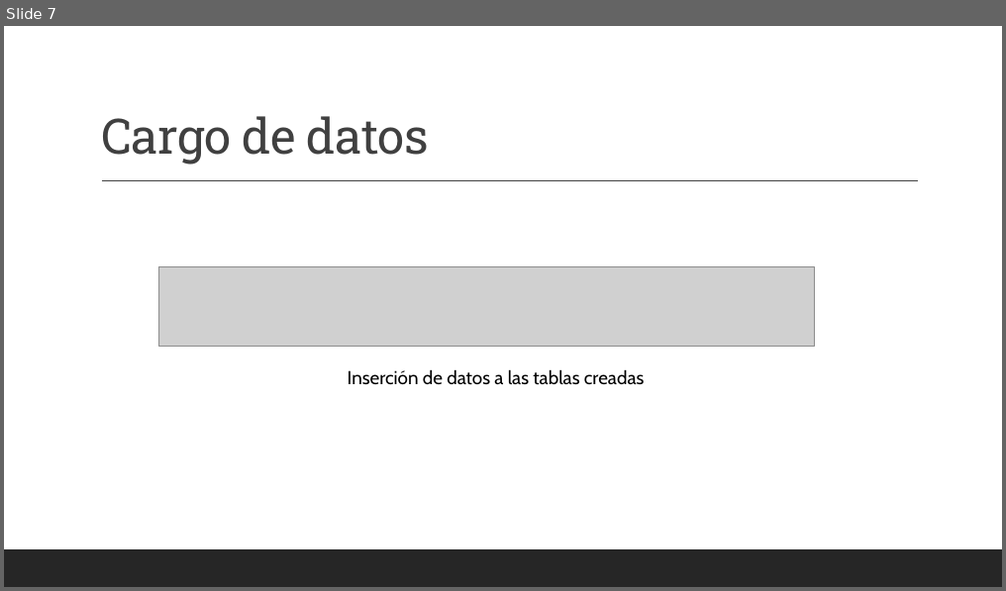
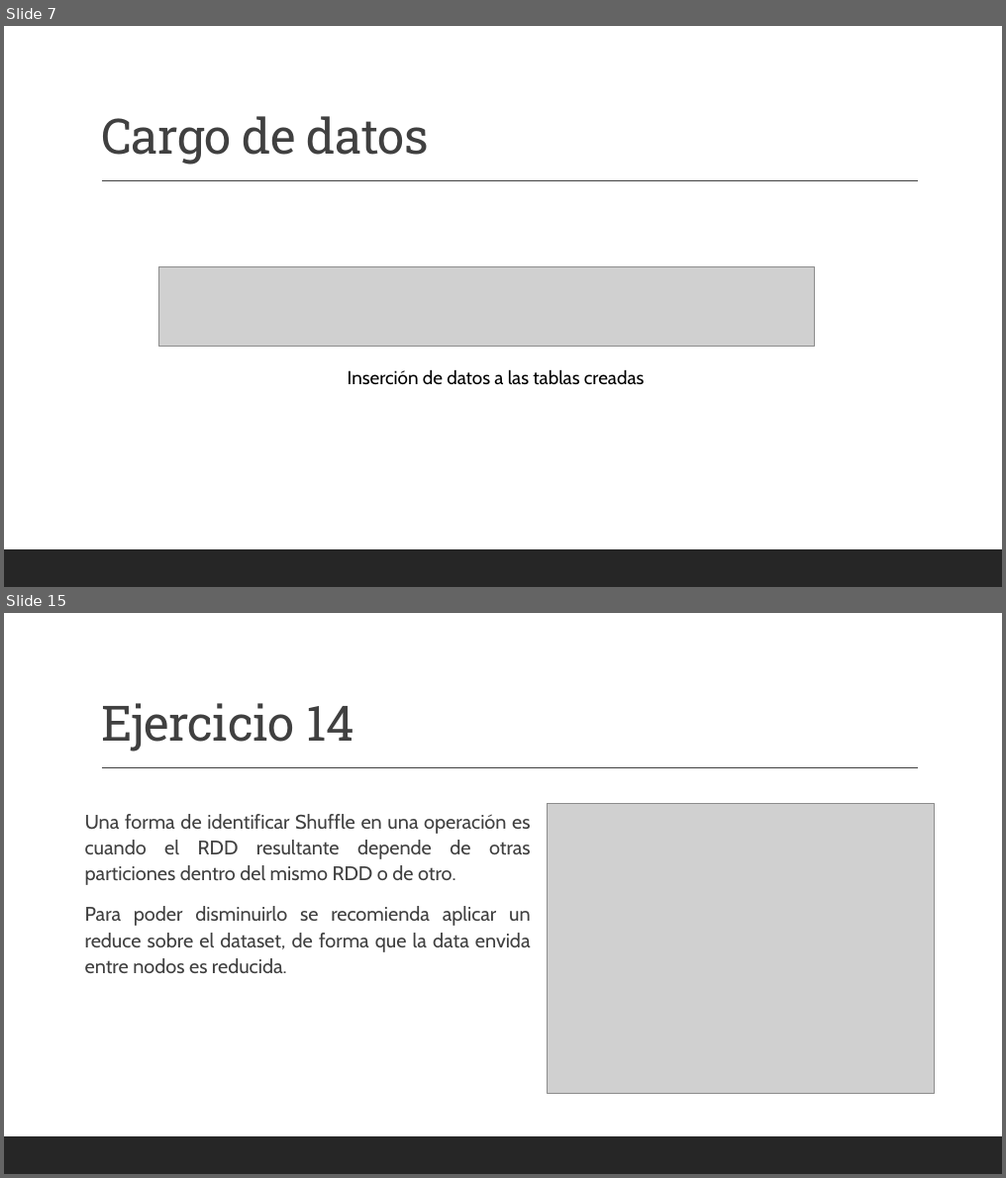
Before and after one commit to Estremadoyro/indra-ejercicio-viajes, a slide deck: Air-Tribu.pptx. Shown one above the other, each under a label of ours: slide 7 before the commit, slides 7 and 15 after it; the slides between them are not shown. The pictures are 1006x591 and 1006x1178 pixels, drawn with LibreOffice and Linux fonts; fonts in the diff are those of the drawing; grey boxes stand for pictures. Boxes give left, top, right and bottom in pixels: in the first picture for what was removed or moved away, otherwise in the second. Text is boxed around its words. In the diff, an @@ line names an element or a change of style, - is before the commit and + after.

Commit message:
hasta ejercicio 14

```diff
--- a/Air-Tribu.pptx
+++ b/Air-Tribu.pptx
@@ slide 15 added at (4,613,1002,1174), background #FFFFFF; not listed: 2 template elements that a slide beside it also shows @@
@@ title added at (101,703,353,752), 47 pt, text #404040 @@
+Ejercicio 14
@@ text added at (85,814,531,973), 19 pt, text #404040 @@
+  Una forma de identificar Shuffle en una operación es cuando el RDD resultante depende de otras particiones dentro del mismo RDD o de otro.
+  Para poder disminuirlo se recomienda aplicar un reduce sobre el dataset, de forma que la data envida entre nodos es reducida.
@@ picture added at (548,803,935,1093) @@
```
Also in this commit, not shown: 1 slide changed, 7 other slides added, 2 other files.
